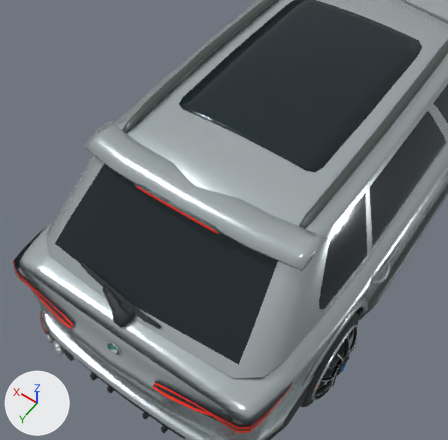
An edit to the glTF model vehicles/traffic_suv_silver.glb, drawn before and after from the same camera.
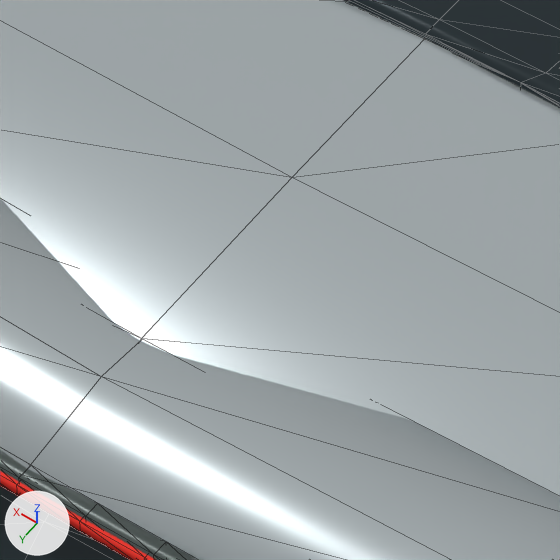
Each version is shown from a camera (50 mm lens) standing at (-1.389, 3.391, 4.229) and looking at (-0.184, 1.703, 1.577), then close up on the part from 39% to 59% of the width and 30% to 50% of the height. Lighting does not change. The marker at lower left points along +X, +Y and +Z. The older version's two pictures come first. The close-ups show mesh edges as thin lines. Where no turn or scale is listed for an object, it has been applied to the vertices.

In view in the first close-up: 'Centre brake lamp', 'Centre stop lamp bezel', 'Panoramic sunroof', 'Roof and cabin', 'Tailgate roof spoiler'.
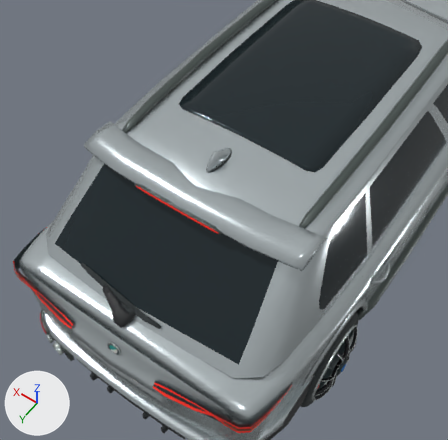
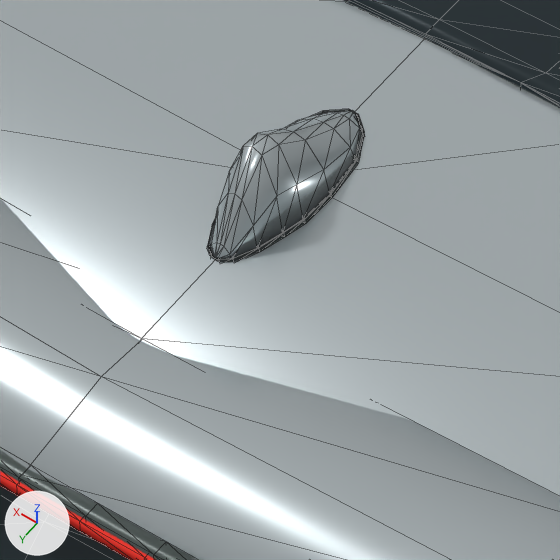
Commit message: Model a roof shark fin antenna on the BWM SUV

Changed parts and their boxes (x1, y1, x2, y2) in the close-ups (560 x 560 px):
'Painted shark fin antenna', added
    after: (210, 110, 361, 259)
'Shark fin antenna seal', added
    after: (207, 109, 365, 262)

The change, as a diff of the scene's bpy script:
```diff
--- a/vehicles/traffic_suv_silver.glb.py
+++ b/vehicles/traffic_suv_silver.glb.py
@@ me_shark_fin_antenna_seal @@
+me_shark_fin_antenna_seal.from_pydata(...)  # 36 vertices, 68 faces; spans x -0.042..0.042, y 1.388..1.598, z 1.746..1.76
+me_shark_fin_antenna_seal.materials.append(mat_tire_rubber)  # dark grey #2c3234
@@ me_painted_shark_fin_antenna @@
+me_painted_shark_fin_antenna.from_pydata(...)  # 63 vertices, 122 faces; spans x -0.039..0.039, y 1.388..1.598, z 1.75..1.843
+me_painted_shark_fin_antenna.materials.append(mat_traffic_car_silver)  # light grey #c0cacd
@@ ob_shark_fin_antenna_seal @@
+ob_shark_fin_antenna_seal = bpy.data.objects.new('Shark fin antenna seal', me_shark_fin_antenna_seal)
+ob_shark_fin_antenna_seal.location = (0.0, 0.0, 0.0)
@@ ob_painted_shark_fin_antenna @@
+ob_painted_shark_fin_antenna = bpy.data.objects.new('Painted shark fin antenna', me_painted_shark_fin_antenna)
+ob_painted_shark_fin_antenna.location = (0.0, 0.0, 0.0)
```
